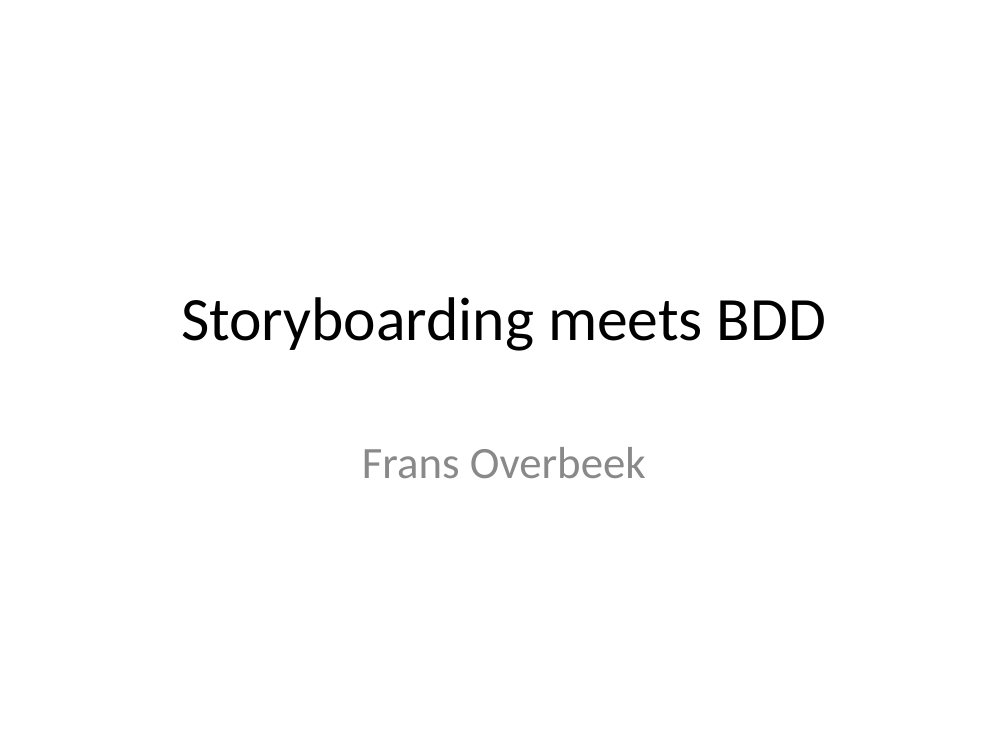
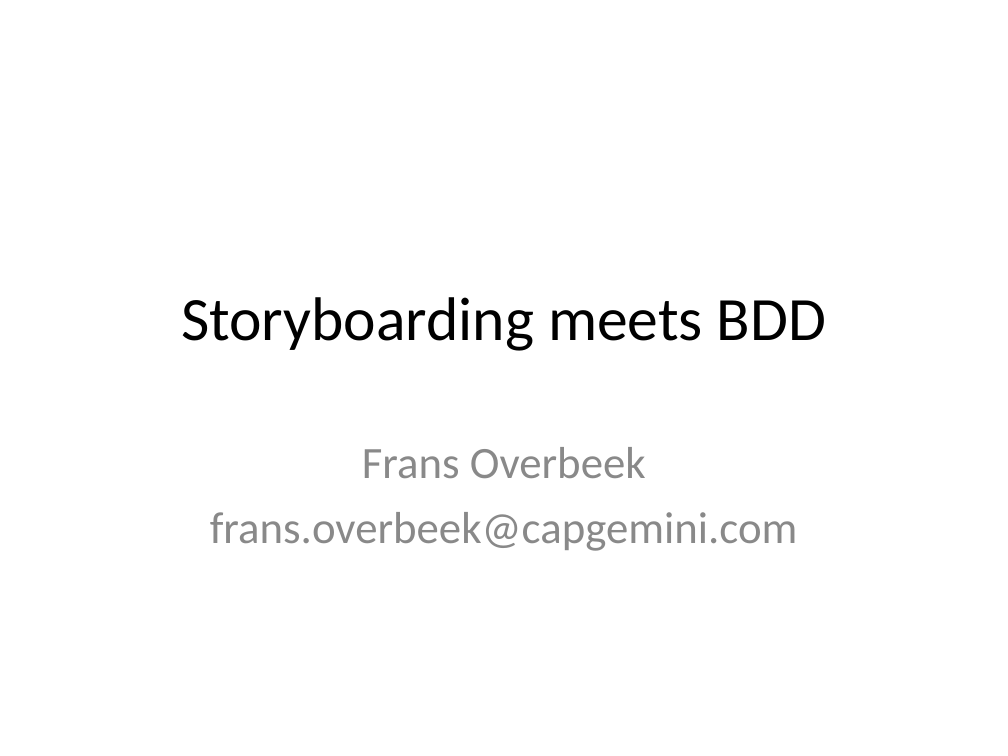
Before and after one commit to ov0364/xp2014_todos, a slide deck: slide 1 of Storyboarding meets BDD.ppt. Drawn at 1008x756 pixels with LibreOffice and Linux fonts; fonts in the diff are those of the drawing. Boxes give left, top, right and bottom in pixels: in the first picture for what was removed or moved away, otherwise in the second. Text is boxed around its words. In the diff, an @@ line names an element or a change of style, - is before the commit and + after.

```diff
--- a/Storyboarding meets BDD.ppt
+++ b/Storyboarding meets BDD.ppt
@@ subtitle at (x1=210, y1=512, x2=798, y2=551): paragraph added @@
+frans.overbeek@capgemini.com
```
Also in this commit, not shown: 8 other slides changed, 6 slides added, 1 slide removed, 10 other files.
